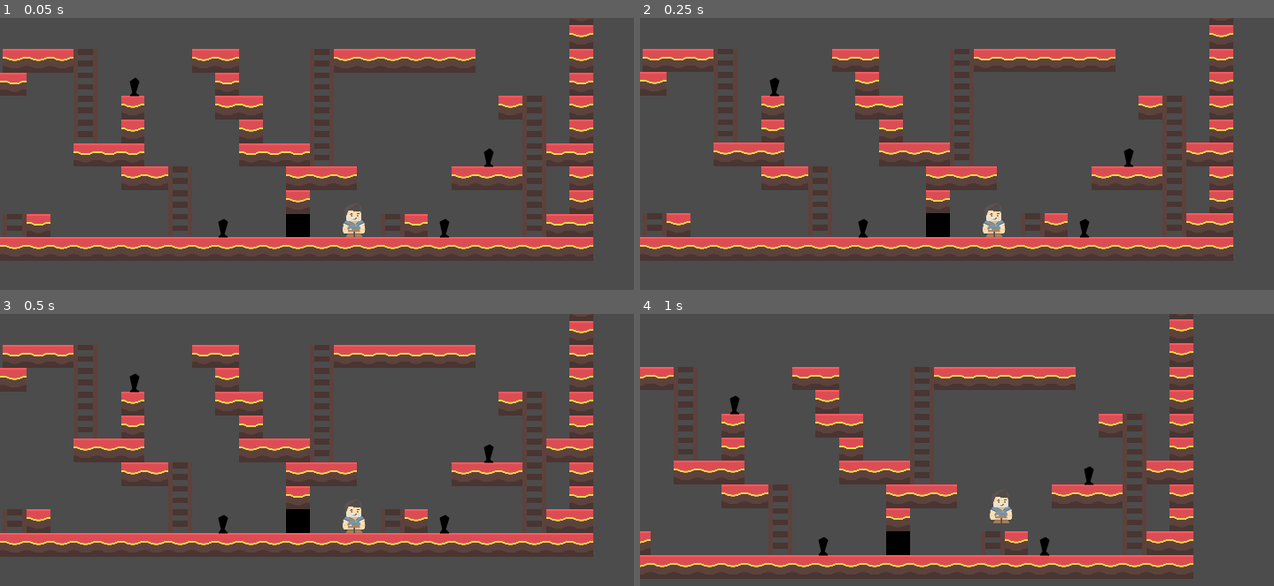
Above: before the commit, frames 1-4 (two rows, left to right).
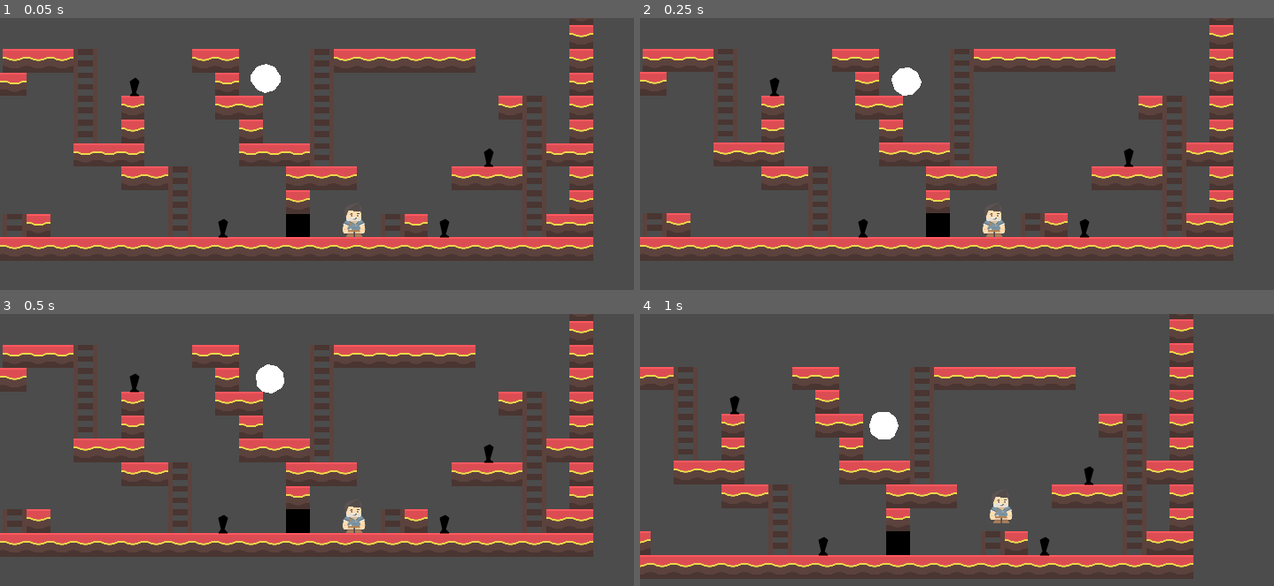
Above: after the commit, the same moments.

Repository: slavikse/life_is_not_the_end
Game: Godot game, scene res://scenes/main.tscn
The game is run twice, just before and just after one commit, with the same random seed, the same clock (stepped at 60 frames per second) and the same inputs.
Inputs:
- Up to frame 1 (0.05 s): no input
- Up to frame 2 (0.25 s): no input
- Up to frame 3 (0.5 s): no input
- Up to frame 4 (1 s): hold D (ui_right) from 0.53 s (still down); tap Space (ui_up) at 0.77 s

The runs differ from the first frame. In frame 1, 0.4% of the frame differs, in the area x 39-45%, y 16-28%; in frame 2, 0.4%; in frame 3, 0.4%; in frame 4, 0.4%, in the area x 36-41%, y 36-47%.

Commit message:
Добавлена сцена для мёртвого персонажа с воздействием на него физ. эмуляции.
При проигрыше текущий игрок прекращает свою деятельность и заменяется на мертвого (через скрытие текущего).

Diff:
--- /dev/null
+++ b/scenes/components/game_over/DeadPlayer.tscn
@@ -0,0 +1,28 @@
+[gd_scene load_steps=4 format=2]
+
+[ext_resource path="res://scenes/components/game_over/GameOver.tscn" type="PackedScene" id=1]
+[ext_resource path="res://textures/player/adventurer_idle.png" type="Texture" id=2]
+
+[sub_resource type="CapsuleShape2D" id=1]
+radius = 24.0
+height = 32.0
+
+[node name="DeadPlayer" type="Node2D"]
+
+[node name="GameOver" parent="." instance=ExtResource( 1 )]
+position = Vector2( 0, -63 )
+
+[node name="Body" type="RigidBody2D" parent="."]
+mass = 5.0
+gravity_scale = 10.0
+angular_velocity = 5.0
+applied_torque = 5.0
+
+[node name="Sprite" type="Sprite" parent="Body"]
+texture = ExtResource( 2 )
+offset = Vector2( -1, 1 )
+
+[node name="CollisionShape2D" type="CollisionShape2D" parent="Body"]
+visible = false
+position = Vector2( 0, 16 )
+shape = SubResource( 1 )
--- a/scenes/components/GameOver.tscn
+++ b/scenes/components/game_over/GameOver.tscn
@@ -5,7 +5,8 @@
 
 [node name="Polygon2D" type="Polygon2D" parent="."]
 position = Vector2( -16, -7 )
-color = Color( 0.356863, 0.203922, 0.203922, 1 )
+color = Color( 0.121569, 0.0352941, 0.0352941, 1 )
+antialiased = true
 polygon = PoolVector2Array( 96, -48, 128, 64, -104, 40, -64, -24 )
 
 [node name="Label" type="Label" parent="Polygon2D"]
@@ -14,9 +15,9 @@
 anchor_right = 0.5
 anchor_bottom = 0.5
 margin_left = -48.0
-margin_top = 1.0
+margin_top = 1.66667
 margin_right = 81.0
-margin_bottom = 15.0
+margin_bottom = 20.6666
 custom_colors/font_color = Color( 1, 0, 0, 1 )
 text = "Game Over"
 align = 1
--- a/scenes/components/Player.tscn
+++ b/scenes/components/player/Player.tscn
@@ -8,13 +8,14 @@
 
 [node name="Player" type="KinematicBody2D"]
 script = ExtResource( 1 )
+__meta__ = {
+"_edit_group_": true,
+"_edit_lock_": true
+}
 
 [node name="Sprite" type="Sprite" parent="."]
 texture = ExtResource( 2 )
 offset = Vector2( -1, 0 )
-__meta__ = {
-"_edit_lock_": true
-}
 
 [node name="CollisionShape2D" type="CollisionShape2D" parent="."]
 visible = false
@@ -29,6 +30,3 @@
 smoothing_speed = 10.0
 editor_draw_limits = true
 editor_draw_drag_margin = true
-__meta__ = {
-"_edit_lock_": true
-}
--- a/scenes/components/zones/ZoomOutArea.tscn
+++ b/scenes/components/zones/ZoomOutArea.tscn
@@ -4,6 +4,9 @@
 
 [node name="ZoomOutArea" type="Area2D"]
 script = ExtResource( 1 )
+__meta__ = {
+"_edit_lock_": true
+}
 
 [node name="CollisionPolygon2D" type="CollisionPolygon2D" parent="."]
 visible = false
--- a/scenes/levels/level_01.tscn
+++ b/scenes/levels/level_01.tscn
@@ -1,11 +1,11 @@
-[gd_scene load_steps=9 format=2]
+[gd_scene load_steps=10 format=2]
 
-[ext_resource path="res://scenes/components/Player.tscn" type="PackedScene" id=1]
+[ext_resource path="res://scenes/components/player/Player.tscn" type="PackedScene" id=1]
 [ext_resource path="res://scenes/components/traps/Spike.tscn" type="PackedScene" id=2]
 [ext_resource path="res://scripts/levels/level_01.gd" type="Script" id=3]
 [ext_resource path="res://textures/level/tilesheet_complete.png" type="Texture" id=4]
 [ext_resource path="res://scenes/components/zones/ZoomOutArea.tscn" type="PackedScene" id=5]
-[ext_resource path="res://scenes/components/GameOver.tscn" type="PackedScene" id=6]
+[ext_resource path="res://scenes/components/game_over/DeadPlayer.tscn" type="PackedScene" id=7]
 
 [sub_resource type="ConvexPolygonShape2D" id=1]
 points = PoolVector2Array( 0, 0, 64, 0, 64, 64, 0, 64 )
@@ -54,8 +54,12 @@
 1/shapes = [  ]
 1/z_index = 0
 
+[sub_resource type="CircleShape2D" id=3]
+radius = 40.0
+
 [node name="Level" type="Node2D"]
 script = ExtResource( 3 )
+DeadPlayerScene = ExtResource( 7 )
 
 [node name="World" type="TileMap" parent="."]
 tile_set = SubResource( 2 )
@@ -81,17 +85,33 @@
 [node name="ZoomOutArea" parent="World" instance=ExtResource( 5 )]
 position = Vector2( 128, 448 )
 
+[node name="RigidBody2D" type="RigidBody2D" parent="."]
+position = Vector2( 72, 16 )
+mass = 50.0
+gravity_scale = 5.0
+linear_velocity = Vector2( 1, 0 )
+linear_damp = 0.0
+angular_velocity = 1.0
+angular_damp = 0.0
+__meta__ = {
+"_edit_group_": true
+}
+
+[node name="Polygon2D" type="Polygon2D" parent="RigidBody2D"]
+position = Vector2( -48, -8 )
+polygon = PoolVector2Array( 48, -32, 24, -24, 8, 0, 8, 16, 24, 40, 48, 48, 72, 40, 88, 16, 88, 0, 72, -24 )
+
+[node name="CollisionShape2D" type="CollisionShape2D" parent="RigidBody2D"]
+shape = SubResource( 3 )
+
 [node name="Player" parent="." instance=ExtResource( 1 )]
 position = Vector2( 312, 392 )
-
-[node name="GameOver" parent="." instance=ExtResource( 6 )]
-visible = false
+[connection signal="game_over" from="World/Spike" to="Player" method="_on_Spike_game_over"]
 [connection signal="game_over" from="World/Spike" to="." method="_on_Spike_game_over"]
-[connection signal="game_over" from="World/Spike" to="Player" method="_on_Spike_game_over"]
+[connection signal="game_over" from="World/Spike2" to="Player" method="_on_Spike_game_over"]
 [connection signal="game_over" from="World/Spike2" to="." method="_on_Spike_game_over"]
-[connection signal="game_over" from="World/Spike2" to="Player" method="_on_Spike_game_over"]
+[connection signal="game_over" from="World/Spike3" to="Player" method="_on_Spike_game_over"]
 [connection signal="game_over" from="World/Spike3" to="." method="_on_Spike_game_over"]
-[connection signal="game_over" from="World/Spike3" to="Player" method="_on_Spike_game_over"]
+[connection signal="game_over" from="World/Spike4" to="Player" method="_on_Spike_game_over"]
 [connection signal="game_over" from="World/Spike4" to="." method="_on_Spike_game_over"]
-[connection signal="game_over" from="World/Spike4" to="Player" method="_on_Spike_game_over"]
 [connection signal="zoom_out" from="World/ZoomOutArea" to="Player" method="_on_ZoomOutArea_zoom_out"]
--- a/scripts/components/player/player.gd
+++ b/scripts/components/player/player.gd
@@ -60,10 +60,12 @@
     game_over()
 
 
+# TODO сделать анимацию опрокидывания
 func game_over() -> void:
     is_game_over = true
+    visible = false
 
-    # TODO анимация гибели и после окончания перезагрузить сцену
+    # TODO анимация гибели в DeadPlayer (и после окончания перезагрузить сцену?)
     yield(get_tree().create_timer(1), 'timeout')
     #warning-ignore:return_value_discarded
     get_tree().reload_current_scene()
--- a/scripts/levels/level_01.gd
+++ b/scripts/levels/level_01.gd
@@ -1,9 +1,19 @@
 extends Node2D
 
+export(PackedScene) var DeadPlayerScene: PackedScene
+
 onready var player_node := $Player as KinematicBody2D
-onready var game_over_node := $GameOver as Node2D
+onready var dead_player_node := DeadPlayerScene.instance() as Node2D
 
 
+# TODO добавить мертвого игрока с текущей скорость, высотой и положением и направлением.
+# TODO если игрок падает на иголку, то там будет Area2D которая будет переопределять свойства физики, чтобы заменённая форма игрока насаживалась.
 func _on_Spike_game_over() -> void:
-    game_over_node.position = player_node.position
-    game_over_node.visible = true
+    dead_player_node.position = player_node.position
+    # dead_player_node.get_node('Body')
+
+    # TODO применить силу вращения в сторону движения
+#    dead_player_node.add_force(Vector2())
+
+    add_child(dead_player_node)
+#    dead_player_node - у него есть Body, которому нужно задать ускорение
